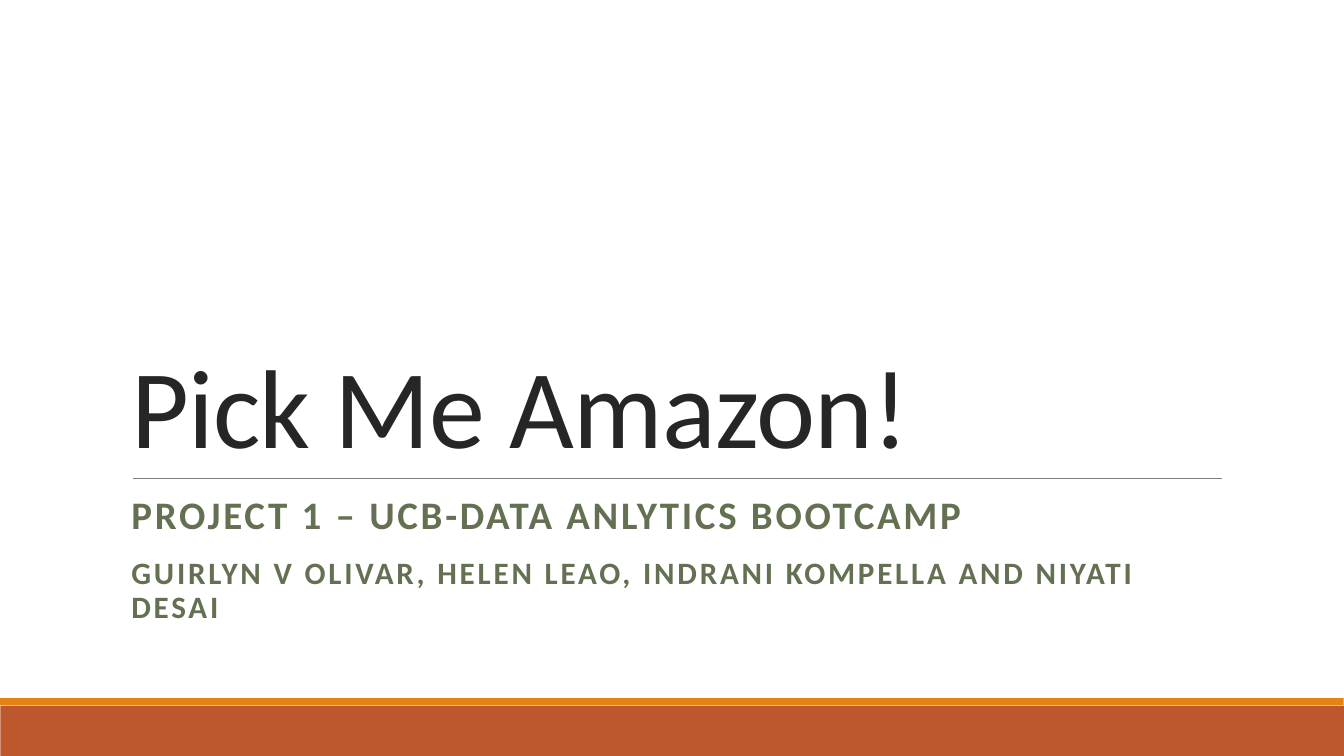
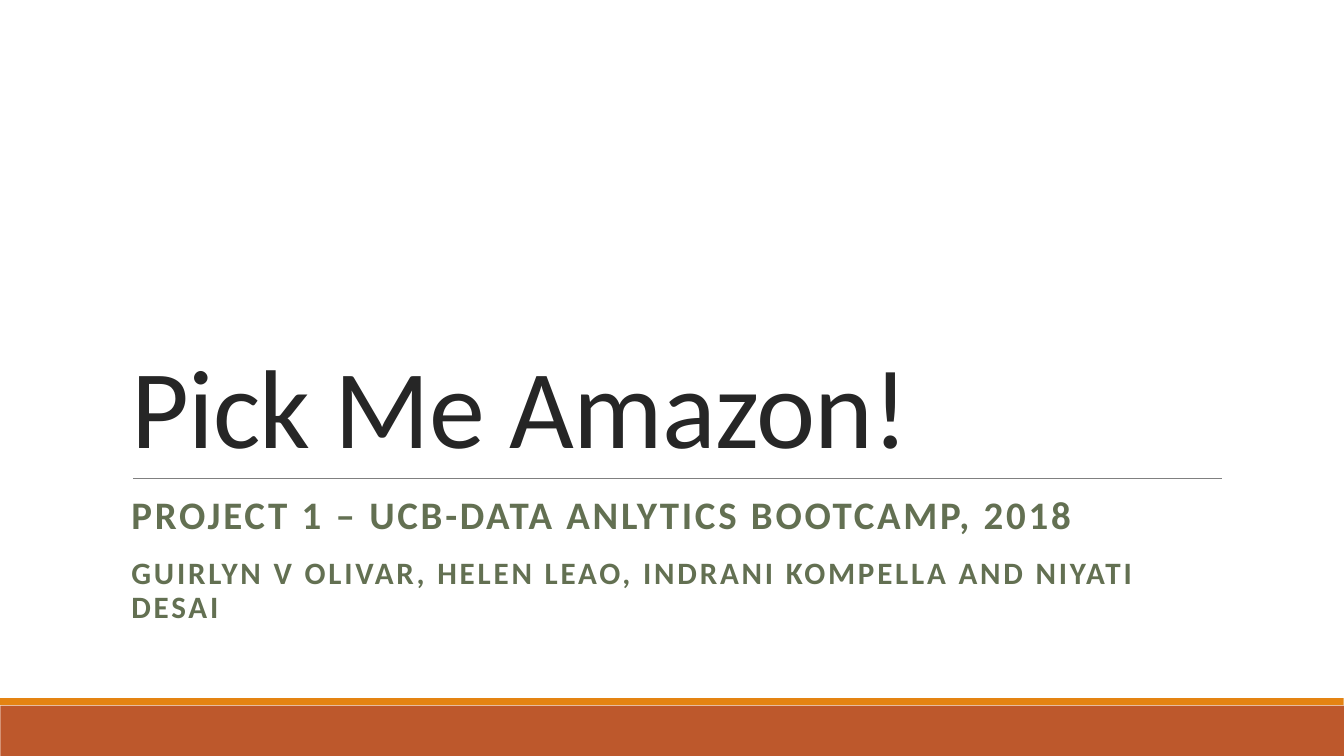
Before and after one commit to indranik/BC_Project1, a slide deck: slide 1 of Project1_Presentation.pptx. Drawn at 1344x756 pixels with LibreOffice and Linux fonts; fonts in the diff are those of the drawing. Boxes give left, top, right and bottom in pixels: in the first picture for what was removed or moved away, otherwise in the second. Text is boxed around its words. In the diff, an @@ line names an element or a change of style, - is before the commit and + after.

```diff
--- a/Project1_Presentation.pptx
+++ b/Project1_Presentation.pptx
@@ subtitle at box(131, 502, 1071, 534): text changed @@
-PROJECT 1 – UCB-DATA ANLYTICS BOOTCAMP
+PROJECT 1 – UCB-DATA ANLYTICS BOOTCAMP, 2018
```
Also in this commit, not shown: 2 other slides changed, 12 slides added, 1 slide removed.
